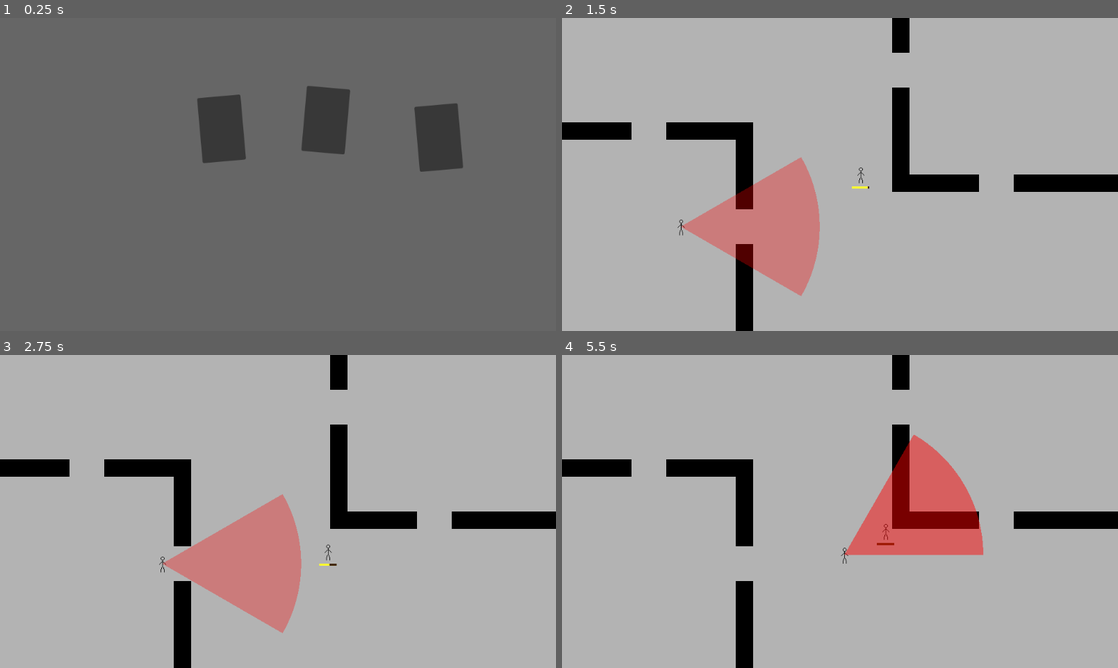
Above: before the commit, frames 1-4 (two rows, left to right).
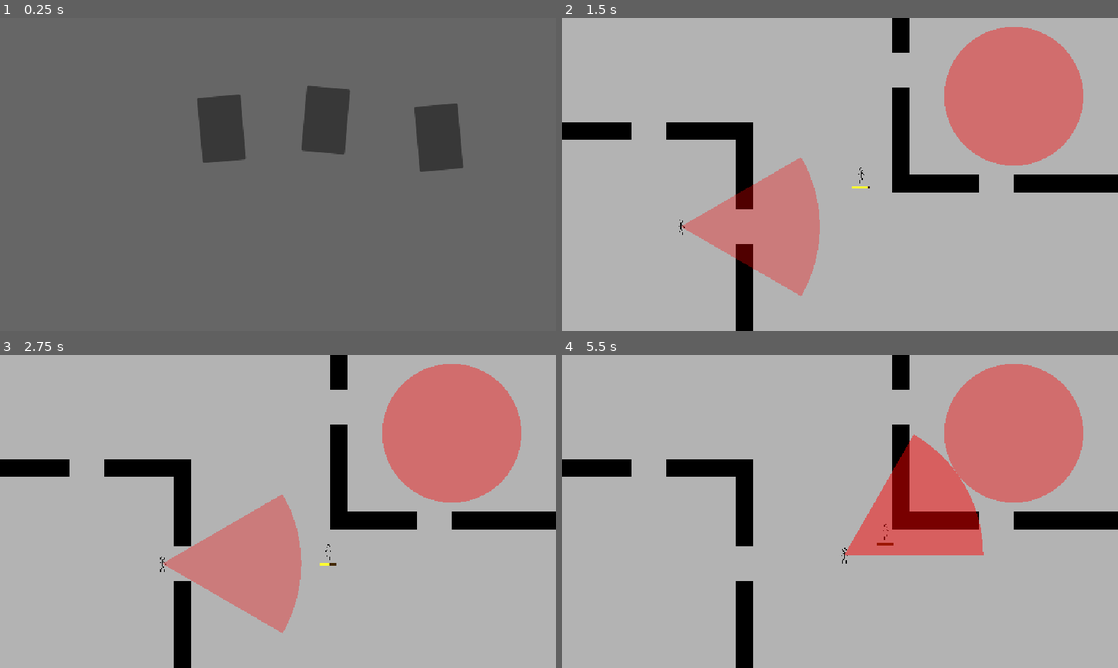
Above: after the commit, the same moments.

Repository: the-all-stack/gwj-igc-2026
Game: Godot game, scene res://hideout/hideout.tscn
Same seed, same stepped clock (60 frames per second), same inputs: the game is played once before the commit and once after it.
Inputs (mouse positions are in pixels of both pictures, inside the frame that each line leads up to):
- Up to frame 1 (0.25 s): no input
- Up to frame 2 (1.5 s): click (784, 127) at 0.5 s; hold D (move_right) from 1.28 s (still down); hold Shift (sprint) from 1.28 s (still down)
- Up to frame 3 (2.75 s): release D (move_right) at 2.03 s; release Shift (sprint) at 2.03 s; hold S (move_down) from 2.03 s (still down); tap Shift (sprint) at 2.1 s
- Up to frame 4 (5.5 s): release S (move_down) at 2.78 s; hold D (move_right) 2.78-3.53 s; hold Shift (sprint) 2.78-3.53 s; hold W (move_up) 3.53-4.28 s; tap Shift (sprint) at 3.6, 5.1 s; hold Shift (sprint) 4.28-5.03 s; hold A (move_left) from 4.28 s (still down)

The runs differ from the first frame. In frame 1, less than 0.1% of the frame differs, in the area x 35-84%, y 21-47%; in frame 2, 8.9%; in frame 3, 8.9%; in frame 4, 9.0%, in the area x 50-100%, y 2-67%.

Commit message:
game over works

Diff:
--- a/characters/bounty_hunter/bounty_hunter.gd
+++ b/characters/bounty_hunter/bounty_hunter.gd
@@ -38,9 +38,12 @@
 	tween = create_tween().set_ease(Tween.EASE_OUT).set_trans(Tween.TRANS_CUBIC)
 	tween.tween_property(self, "current_size", base_size, resize_delay)
 
-func _process(delta: float) -> void:
+func _physics_process(delta: float) -> void:
 	if Engine.is_editor_hint():
 		return
+
+	if global_position.distance_to(Player.instance.global_position) < current_size * Game.tile_size * 0.5:
+		Stage.instance.game_over()
 
 	if move_timer > 0:
 		move_timer -= delta
--- a/characters/guard/guard.gd
+++ b/characters/guard/guard.gd
@@ -8,7 +8,6 @@
 
 @export_category("Movement")
 @export var patrol_speed: float
-@export var patrol_snap_distance: float
 @export var chase_speed: float
 @export var catch_distance: float
 
@@ -63,19 +62,21 @@
 	cone.global_rotation = (target - body.global_position).angle()
 
 func chase(delta: float) -> void:
-	var target_position := cone.seen_player.position if cone.seen_player else last_known_player_position
+	var target_position := cone.seen_player.global_position if cone.seen_player else last_known_player_position
 
 	navigate_toward_target(target_position, chase_speed, delta, false)
 	face_toward_target(target_position)
 
-	if body.global_position.distance_to(target_position) <= catch_distance:
+	if cone.seen_player && body.global_position.distance_to(cone.seen_player.global_position) <= catch_distance * Game.tile_size:
+		Stage.instance.game_over()
+	elif !cone.seen_player && body.global_position.distance_to(last_known_player_position) < 0.01:
 		is_chasing_player = false
 		is_returning_to_patrol = true
 
 func return_to_patrol(delta: float) -> void:
 	navigate_toward_target(follow.global_position, patrol_speed, delta, true)
 
-	if body.global_position.distance_to(follow.global_position) <= patrol_snap_distance:
+	if body.global_position.distance_to(follow.global_position) <= 0.01:
 		is_returning_to_patrol = false
 
 func patrol(delta: float) -> void:
--- a/characters/guard/guard.tscn
+++ b/characters/guard/guard.tscn
@@ -16,7 +16,6 @@
 [node name="Guard" type="Node2D" unique_id=1260593566]
 script = ExtResource("1_lcryj")
 patrol_speed = 2.0
-patrol_snap_distance = 0.01
 chase_speed = 4.0
 catch_distance = 0.5
 cone_color_unseen = Color(1, 0, 0, 0.3137255)
--- a/hideout/wanted_poster.gd
+++ b/hideout/wanted_poster.gd
@@ -1,6 +1,6 @@
 class_name WantedPoster extends Button
 
-@export var stage_scene: PackedScene
+@export_file var stage_scene: String
 
 func _pressed() -> void:
-	get_tree().change_scene_to_packed(stage_scene)
+	get_tree().change_scene_to_file(stage_scene)
--- a/hideout/wanted_poster.tscn
+++ b/hideout/wanted_poster.tscn
@@ -1,12 +1,11 @@
 [gd_scene format=3 uid="uid://cxy1aywwc8tc2"]
 
 [ext_resource type="Script" uid="uid://b3ukwkw8pqv3u" path="res://hideout/wanted_poster.gd" id="1_dhlis"]
-[ext_resource type="PackedScene" uid="uid://5dac6j87f7qo" path="res://stages/test_stage.tscn" id="2_oovsi"]
 
 [node name="WantedPoster" type="Button" unique_id=276518641]
 offset_right = 80.0
 offset_bottom = 120.0
 pivot_offset_ratio = Vector2(0.5, 0.5)
 script = ExtResource("1_dhlis")
-stage_scene = ExtResource("2_oovsi")
+stage_scene = "uid://5dac6j87f7qo"
 metadata/_custom_type_script = "uid://b3ukwkw8pqv3u"
--- a/project.godot
+++ b/project.godot
@@ -41,6 +41,7 @@
 
 window/size/viewport_width=1024
 window/size/viewport_height=576
+window/stretch/mode="canvas_items"
 
 [dotnet]
 
--- /dev/null
+++ b/screens/game_over_screen.gd
@@ -0,0 +1,7 @@
+extends Control
+
+func _on_restart_button_pressed() -> void:
+	Stage.instance.restart()
+
+func _on_hideout_button_pressed() -> void:
+	Stage.instance.hideout()
--- /dev/null
+++ b/screens/game_over_screen.tscn
@@ -0,0 +1,52 @@
+[gd_scene format=3 uid="uid://co17pbyq6coj6"]
+
+[ext_resource type="Script" uid="uid://lunduxj11i3l" path="res://screens/game_over_screen.gd" id="1_4axnr"]
+
+[sub_resource type="Theme" id="Theme_det6b"]
+Button/font_sizes/font_size = 24
+
+[node name="GameOverScreen" type="ColorRect" unique_id=660359113]
+anchors_preset = 15
+anchor_right = 1.0
+anchor_bottom = 1.0
+grow_horizontal = 2
+grow_vertical = 2
+color = Color(0.67058825, 0, 0.05882353, 0.5764706)
+script = ExtResource("1_4axnr")
+
+[node name="VBoxContainer" type="VBoxContainer" parent="." unique_id=309734129]
+layout_mode = 1
+anchors_preset = 15
+anchor_right = 1.0
+anchor_bottom = 1.0
+grow_horizontal = 2
+grow_vertical = 2
+theme_override_constants/separation = 20
+alignment = 1
+
+[node name="Label" type="Label" parent="VBoxContainer" unique_id=1123733282]
+layout_mode = 2
+theme_override_colors/font_color = Color(0.83137256, 0, 0.09019608, 1)
+theme_override_colors/font_outline_color = Color(0, 0, 0, 1)
+theme_override_constants/outline_size = 10
+theme_override_font_sizes/font_size = 64
+text = "Game Over"
+horizontal_alignment = 1
+
+[node name="VBoxContainer" type="VBoxContainer" parent="VBoxContainer" unique_id=948128547]
+custom_minimum_size = Vector2(250, 0)
+layout_mode = 2
+size_flags_horizontal = 4
+theme = SubResource("Theme_det6b")
+theme_override_constants/separation = 10
+
+[node name="RestartButton" type="Button" parent="VBoxContainer/VBoxContainer" unique_id=1241398349]
+layout_mode = 2
+text = "Restart Stage"
+
+[node name="HideoutButton" type="Button" parent="VBoxContainer/VBoxContainer" unique_id=223176596]
+layout_mode = 2
+text = "Back to Hideout"
+
+[connection signal="pressed" from="VBoxContainer/VBoxContainer/RestartButton" to="." method="_on_restart_button_pressed"]
+[connection signal="pressed" from="VBoxContainer/VBoxContainer/HideoutButton" to="." method="_on_hideout_button_pressed"]
--- a/stages/base_stage.tscn
+++ b/stages/base_stage.tscn
@@ -1,14 +1,40 @@
 [gd_scene format=4 uid="uid://b5ahv2wcmdttl"]
 
 [ext_resource type="TileSet" uid="uid://bri775q3rbwse" path="res://tiles/test_tile_set.tres" id="1_det6b"]
+[ext_resource type="Script" uid="uid://d2sowjjmo1g33" path="res://stages/stage.gd" id="1_i6edt"]
 [ext_resource type="PackedScene" uid="uid://dj6p1ahuemyrc" path="res://characters/player/player.tscn" id="2_i6edt"]
+[ext_resource type="PackedScene" uid="uid://co17pbyq6coj6" path="res://screens/game_over_screen.tscn" id="5_r1ki2"]
 
-[node name="BaseStage" type="Node2D" unique_id=1097089589]
+[node name="Stage" type="Node" unique_id=1459536729]
+script = ExtResource("1_i6edt")
+hideout_scene = "uid://dvosbd3ppjhoo"
+metadata/_custom_type_script = "uid://d2sowjjmo1g33"
 
-[node name="Camera2D" type="Camera2D" parent="." unique_id=2023944125]
+[node name="2D" type="Node2D" parent="." unique_id=368160257]
+position = Vector2(512, 288)
 
-[node name="MapLayer" type="TileMapLayer" parent="." unique_id=408170780]
+[node name="Camera2D" type="Camera2D" parent="2D" unique_id=2023944125]
+
+[node name="MapLayer" type="TileMapLayer" parent="2D" unique_id=408170780]
 tile_map_data = PackedByteArray("AAD6//7/AQAAAAAAAAD6//v/AQAAAAAAAAD6//r/AQAAAAAAAAD6//n/AQAAAAAAAAD6//j/AQAAAAAAAAD6// …(10800 unchanged characters)…
 tile_set = ExtResource("1_det6b")
 
-[node name="Player" parent="." unique_id=276129182 instance=ExtResource("2_i6edt")]
+[node name="Player" parent="2D" unique_id=276129182 instance=ExtResource("2_i6edt")]
+
+[node name="UI" type="Control" parent="." unique_id=1642803358]
+process_mode = 3
+layout_mode = 3
+anchors_preset = 15
+anchor_right = 1.0
+anchor_bottom = 1.0
+grow_horizontal = 2
+grow_vertical = 2
+
+[node name="GameOverScreen" parent="UI" unique_id=660359113 instance=ExtResource("5_r1ki2")]
+visible = false
+layout_mode = 0
+anchors_preset = 0
+anchor_right = 0.0
+anchor_bottom = 0.0
+grow_horizontal = 1
+grow_vertical = 1
--- /dev/null
+++ b/stages/stage.gd
@@ -0,0 +1,22 @@
+class_name Stage extends Node
+
+@onready var game_over_screen: Control = $UI/GameOverScreen
+
+@export_file var hideout_scene: String
+
+static var instance: Stage
+
+func _init() -> void:
+	instance = self
+
+func game_over() -> void:
+	get_tree().paused = true
+	game_over_screen.visible = true
+
+func restart() -> void:
+	get_tree().paused = false
+	get_tree().reload_current_scene()
+
+func hideout() -> void:
+	get_tree().paused = false
+	get_tree().change_scene_to_file(hideout_scene)
--- a/stages/test_stage.tscn
+++ b/stages/test_stage.tscn
@@ -2,11 +2,23 @@
 
 [ext_resource type="PackedScene" uid="uid://b5ahv2wcmdttl" path="res://stages/base_stage.tscn" id="1_dywvm"]
 [ext_resource type="PackedScene" uid="uid://biq3wpw5eyc7d" path="res://characters/guard/guard.tscn" id="3_hh1an"]
+[ext_resource type="PackedScene" uid="uid://bw5mh02bjmjbo" path="res://characters/bounty_hunter/bounty_hunter.tscn" id="3_pu20y"]
 
-[node name="BaseStage" unique_id=1097089589 instance=ExtResource("1_dywvm")]
+[node name="Stage" unique_id=1097089589 instance=ExtResource("1_dywvm")]
 
-[node name="MapLayer" parent="." index="1" unique_id=408170780]
+[node name="MapLayer" parent="2D" parent_id_path=PackedInt32Array(368160257) index="1" unique_id=408170780]
 tile_map_data = PackedByteArray("AAD6//7/AQABAAAAAAD6//v/AQAAAAAAAAD6//r/AQAAAAAAAAD6//n/AQAAAAAAAAD6//j/AQAAAAAAAAD6// …(10800 unchanged characters)…
 
-[node name="Guard" parent="." index="3" unique_id=1260593566 instance=ExtResource("3_hh1an")]
+[node name="Guard" parent="2D" parent_id_path=PackedInt32Array(368160257) index="3" unique_id=1260593566 instance=ExtResource("3_hh1an")]
 position = Vector2(-352, 96)
+
+[node name="GameOverScreen" parent="UI" parent_id_path=PackedInt32Array(1642803358) index="0" unique_id=660359113]
+layout_mode = 1
+anchors_preset = 15
+anchor_right = 1.0
+anchor_bottom = 1.0
+grow_horizontal = 2
+grow_vertical = 2
+
+[node name="BountyHunter" parent="." index="2" unique_id=670589263 instance=ExtResource("3_pu20y")]
+position = Vector2(832, 144)
Not shown, added: screens/game_over_screen.gd.uid
Not shown, added: stages/stage.gd.uid
